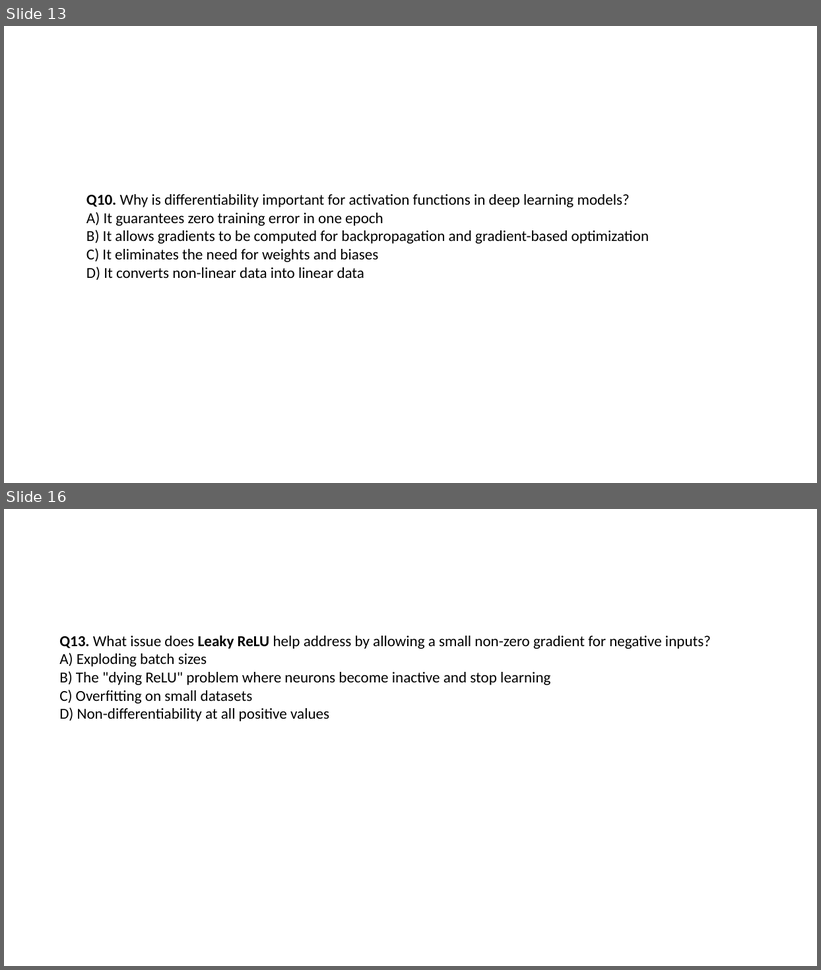
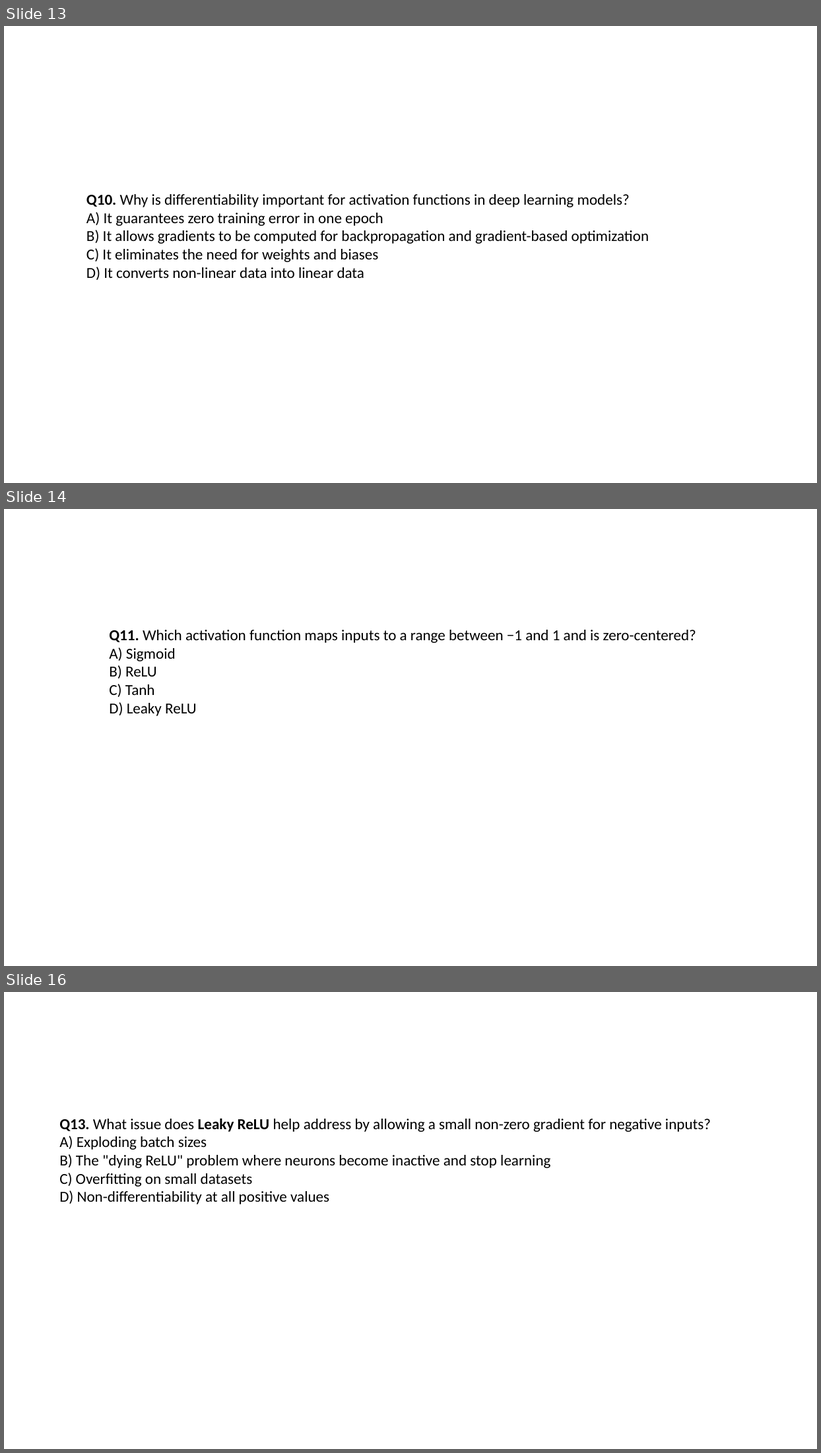
Before and after one commit to Abs6187/O10_cdac_DL_23_nov_2026, a slide deck: Day1/support/MCQS.pptx. Shown one above the other, each under a label of ours: slides 13 and 16 before the commit, slides 13, 14 and 16 after it; the slides between them are not shown. The pictures are 821x970 and 821x1453 pixels, drawn with LibreOffice and Linux fonts; fonts in the diff are those of the drawing. Boxes give left, top, right and bottom in pixels: in the first picture for what was removed or moved away, otherwise in the second. Text is boxed around its words. In the diff, an @@ line names an element or a change of style, - is before the commit and + after.

```diff
--- a/Day1/support/MCQS.pptx
+++ b/Day1/support/MCQS.pptx
@@ slide 14 added at [4, 509, 817, 966], background #FFFFFF @@
@@ text added at [109, 630, 696, 716], 18 pt, text #000000 @@
+Q11. Which activation function maps inputs to a range between −1 and 1 and is zero-centered?
+A) Sigmoid
+B) ReLU
+C) Tanh
+D) Leaky ReLU
```
Also in this commit, not shown: 3 other slides added, 4 slides removed, 9 other files.
